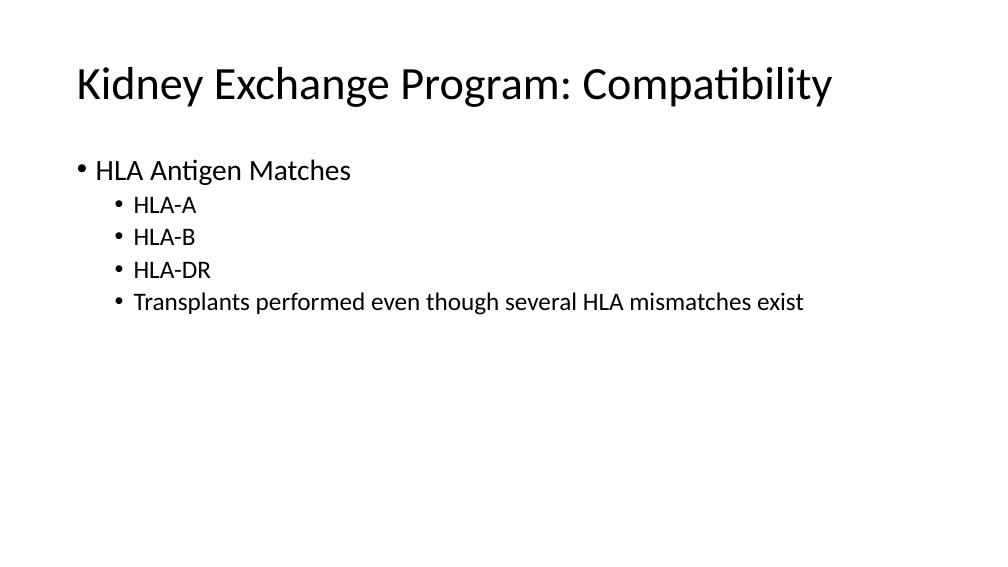
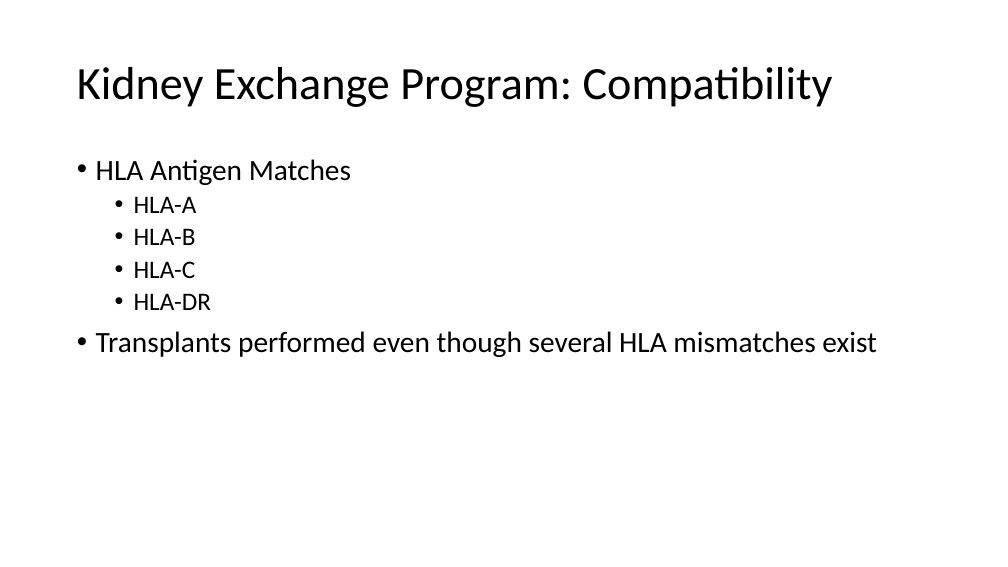
Before and after one commit to Kjarten/KidneyExchange-IS, a slide deck: slide 6 of Kidney Exchange Program.pptx. Drawn at 1008x567 pixels with LibreOffice and Linux fonts; fonts in the diff are those of the drawing. Boxes give left, top, right and bottom in pixels: in the first picture for what was removed or moved away, otherwise in the second. Text is boxed around its words. In the diff, an @@ line names an element or a change of style, - is before the commit and + after.

```diff
--- a/Kidney Exchange Program.pptx
+++ b/Kidney Exchange Program.pptx
@@ text at box(134, 261, 196, 278): paragraph added @@
+  • HLA-C
@@ text at box(96, 331, 877, 357): size 24 to 28 pt in "Transplants performed even though several HLA mismatches ..."; list level 2 to 1 in "Transplants performed even though several ..." @@
```
Also in this commit, not shown: 5 other slides changed.
